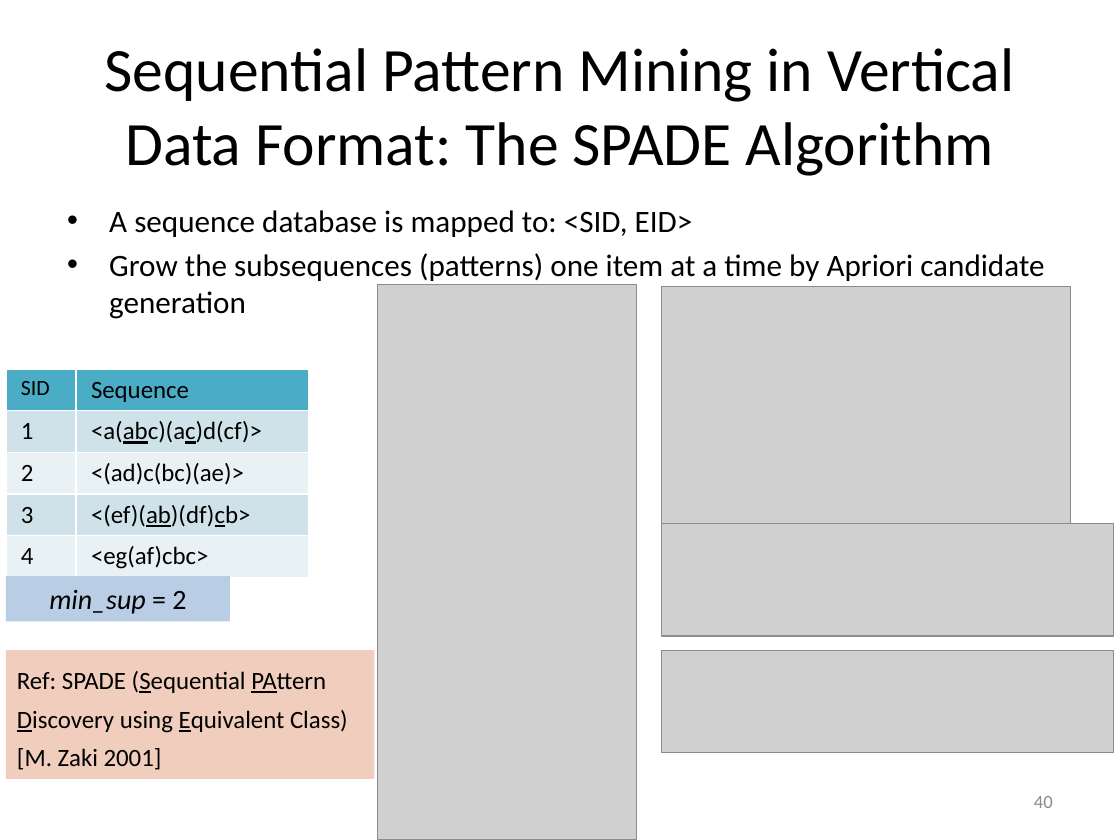
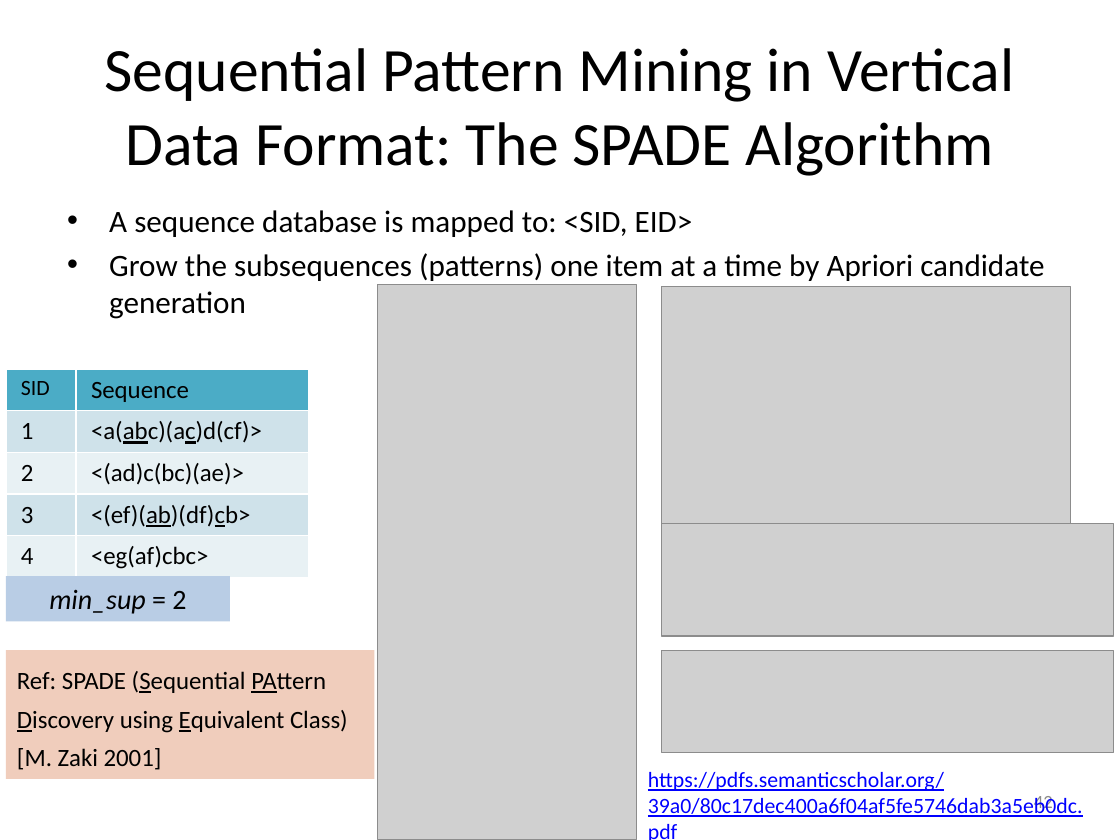
Before and after one commit to mjiang89/mjiang89.github.io, a slide deck: slide 42 of teaching/CS412Summer17-Chapter7.pptx (slide 40 before the commit). Drawn at 1120x840 pixels with LibreOffice and Linux fonts; fonts in the diff are those of the drawing; grey boxes stand for pictures. Boxes give left, top, right and bottom in pixels: in the first picture for what was removed or moved away, otherwise in the second. Text is boxed around its words. In the diff, an @@ line names an element or a change of style, - is before the commit and + after.

```diff
--- a/teaching/CS412Summer17-Chapter7.pptx
+++ b/teaching/CS412Summer17-Chapter7.pptx
@@ text added at [648, 772, 1083, 840], 14 pt, text #0000FF, underline @@
+https://pdfs.semanticscholar.org/39a0/80c17dec400a6f04af5fe5746dab3a5eb0dc.pdf
@@ page number at [1034, 796, 1053, 813]: text changed @@
-40
+42
```
Also in this commit, not shown: 20 other slides changed, 2 slides added, 2 other files.
